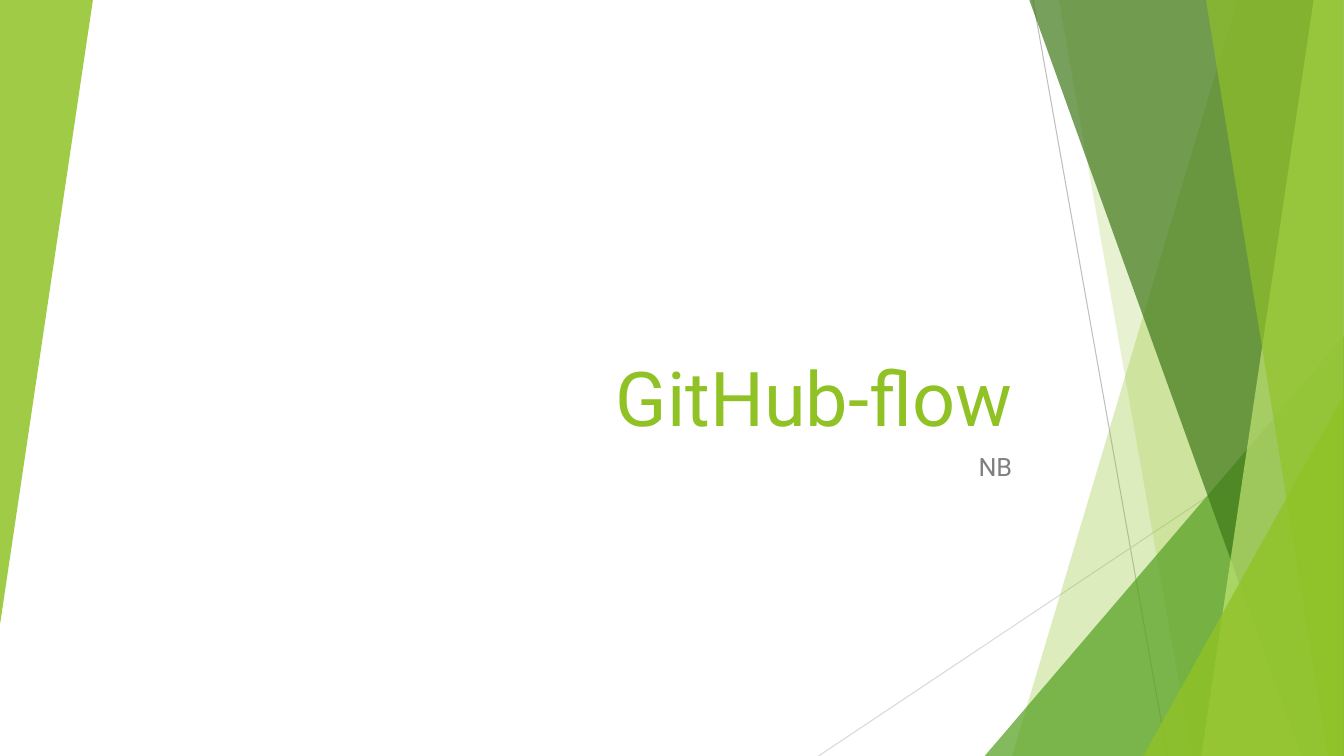
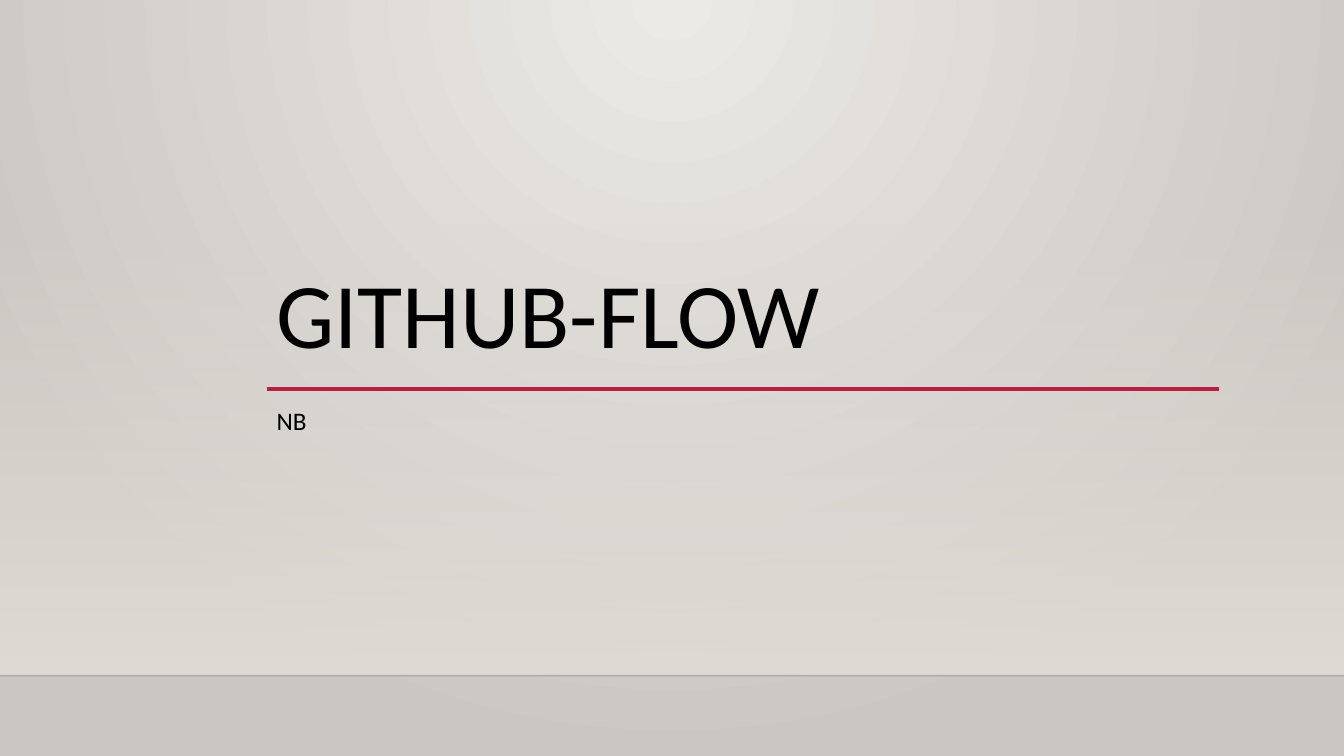
Before and after one commit to ningbin/github-flow-demo, a slide deck: slide 1 of github-flow.pptx. Drawn at 1344x756 pixels with LibreOffice and Linux fonts; fonts in the diff are those of the drawing; background and template pictures are left out. Boxes give left, top, right and bottom in pixels: in the first picture for what was removed or moved away, otherwise in the second. Text is boxed around its words. In the diff, an @@ line names an element or a change of style, - is before the commit and + after.

```diff
--- a/github-flow.pptx
+++ b/github-flow.pptx
@@ background #FFFFFF to gradient #ECEAE7 to #CAC7C1 @@
@@ group removed at (x1=0, y1=0, x2=1344, y2=756): 5 freeform shapes, 3 triangles, 2 lines @@
@@ rectangle added at (x1=0, y1=223, x2=1344, y2=676), fill gradient #DFDBD5 @@
@@ title at (x1=277, y1=288, x2=820, y2=349): text changed; size 54 to 66 pt; font Roboto to Calibri; text colour #90C226 to #000000 @@
-GitHub-flow
+GITHUB-FLOW
@@ subtitle "NB" moved from (x1=979, y1=458, x2=1013, y2=476) to (x1=277, y1=414, x2=307, y2=430) @@
@@ subtitle "NB" at (x1=277, y1=414, x2=307, y2=430): font Roboto to Calibri, text colour #808080 to #000000; alignment right to left; line spacing 1 to 1.2 @@
@@ line added from (266, 389) to (1219, 389), #B71E42 2.5 pt @@
@@ line added from (0, 676) to (1344, 676), #000001 1 pt @@
```
Also in this commit, not shown: 7 other slides changed.
